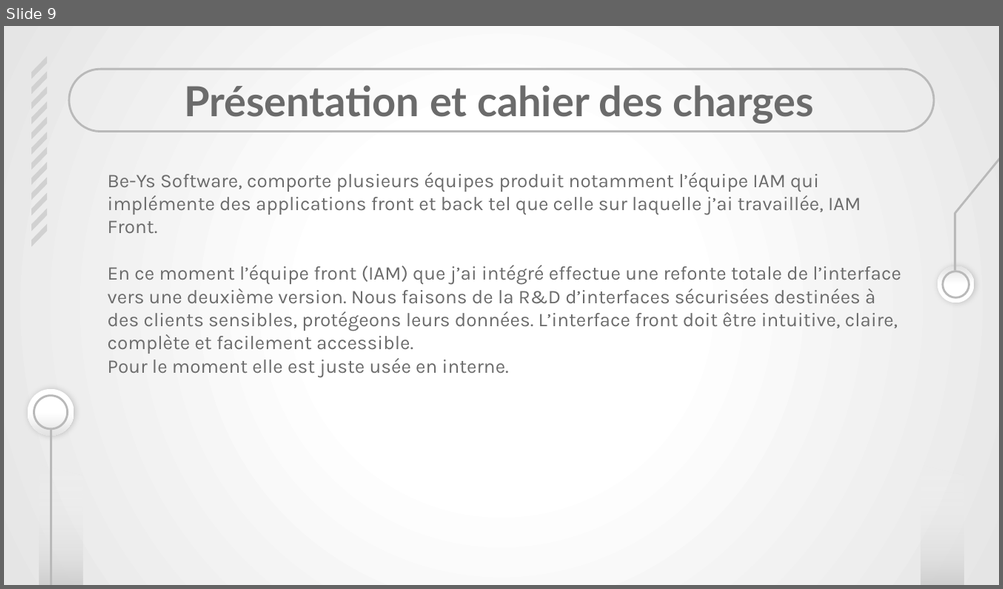
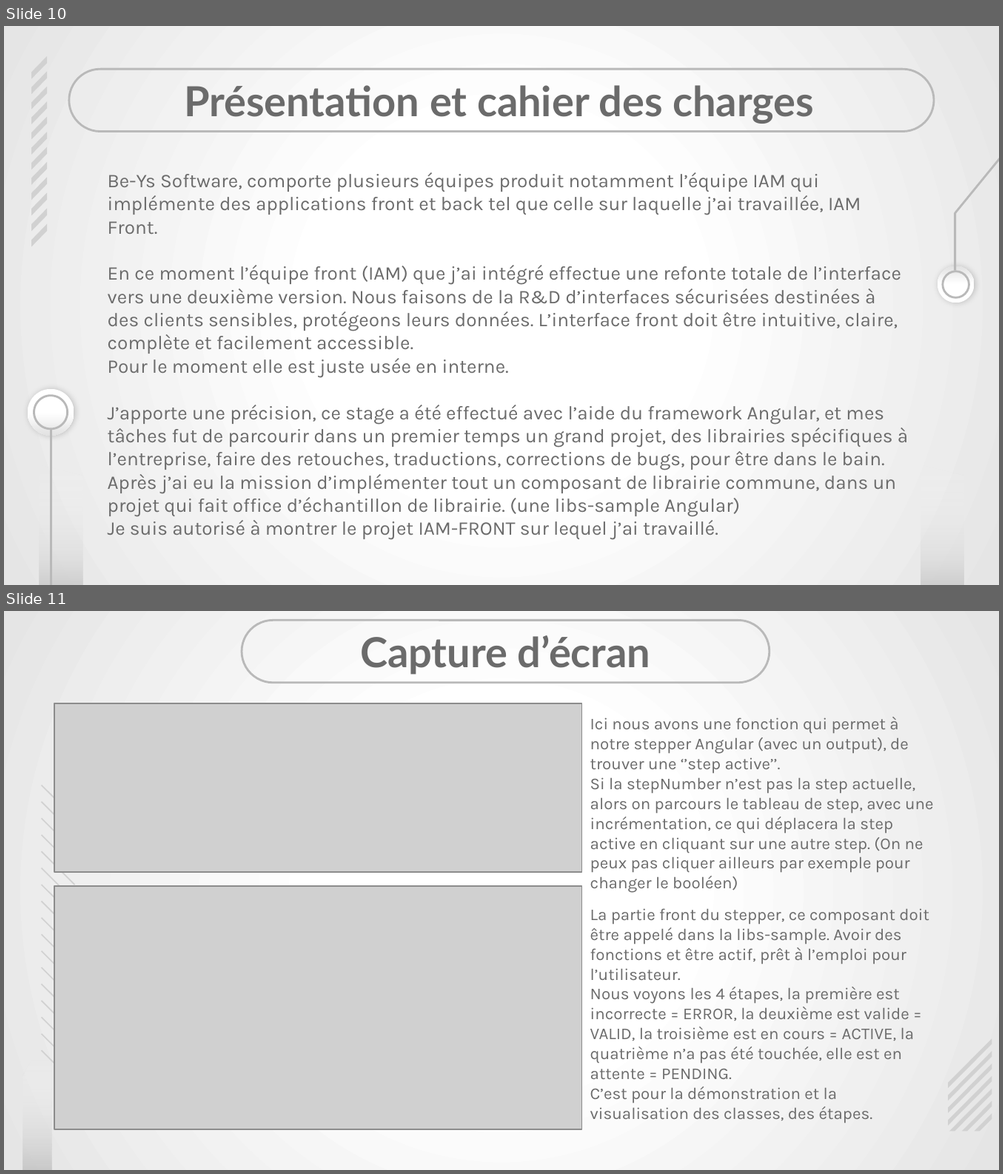
Before and after one commit to Ninewashburn/Business_case-Symfony-eShop-, a slide deck: capture_texte/fiche en cours de remplissage/Présentation soutenance Meynadier Renaud.pptx. Shown one above the other, each under a label of ours: slide 9 before the commit, slides 10 and 11 after it. The pictures are 1003x589 and 1003x1174 pixels, drawn with LibreOffice and Linux fonts; fonts in the diff are those of the drawing; grey boxes stand for pictures. Boxes give left, top, right and bottom in pixels: in the first picture for what was removed or moved away, otherwise in the second. Text is boxed around its words. In the diff, an @@ line names an element or a change of style, - is before the commit and + after.

```diff
--- a/capture_texte/fiche en cours de remplissage/Présentation soutenance Meynadier Renaud.pptx
+++ b/capture_texte/fiche en cours de remplissage/Présentation soutenance Meynadier Renaud.pptx
@@ slide 11 added at (4,611,999,1170), background gradient #FFFFFF to #E5E5E5 @@
@@ rounded rectangle added at (242,620,769,683), outline #B9B9B9 1.5 pt @@
@@ title added at (360,635,651,675), 30 pt, text #6B6B6B, bold @@
+Capture d’écran
@@ picture added at (55,703,582,872) @@
@@ text added at (590,717,933,893), 12 pt, text #6B6B6B @@
+Ici nous avons une fonction qui permet à notre stepper Angular (avec un output), de trouver une ‘’step active’’.
+Si la stepNumber n’est pas la step actuelle, alors on parcours le tableau de step, avec une incrémentation, ce qui déplacera la step active en cliquant sur une autre step. (On ne peux pas cliquer ailleurs par exemple pour changer le booléen)
@@ picture added at (55,886,582,1130) @@
@@ text added at (590,908,929,1123), 12 pt, text #6B6B6B @@
+La partie front du stepper, ce composant doit être appelé dans la libs-sample. Avoir des fonctions et être actif, prêt à l’emploi pour l’utilisateur.
+Nous voyons les 4 étapes, la première est incorrecte = ERROR, la deuxième est valide = VALID, la troisième est en cours = ACTIVE, la quatrième n’a pas été touchée, elle est en attente = PENDING.
+C’est pour la démonstration et la visualisation des classes, des étapes.
@@ freeform shape added at (23,1024,52,1170), fill gradient #B9B9B9 to #FFFFFF @@
@@ group added at (41,785,74,1085): 17 freeform shapes @@
@@ group added at (948,1039,992,1131): 7 freeform shapes @@
@@ what was slide 9 is now slide 10 @@
@@ slide 10 changed as well @@
@@ text at (108,405,908,540): paragraphs added @@
+J’apporte une précision, ce stage a été effectué avec l’aide du framework Angular, et mes tâches fut de parcourir dans un premier temps un grand projet, des librairies spécifiques à l’entreprise, faire des retouches, traductions, corrections de bugs, pour être dans le bain.
+Après j’ai eu la mission d’implémenter tout un composant de librairie commune, dans un projet qui fait office d’échantillon de librairie. (une libs-sample Angular)
+Je suis autorisé à montrer le projet IAM-FRONT sur lequel j’ai travaillé.
```
Also in this commit, not shown: 23 other slides changed, 8 other slides added, 1 slide removed, 1 other file.
